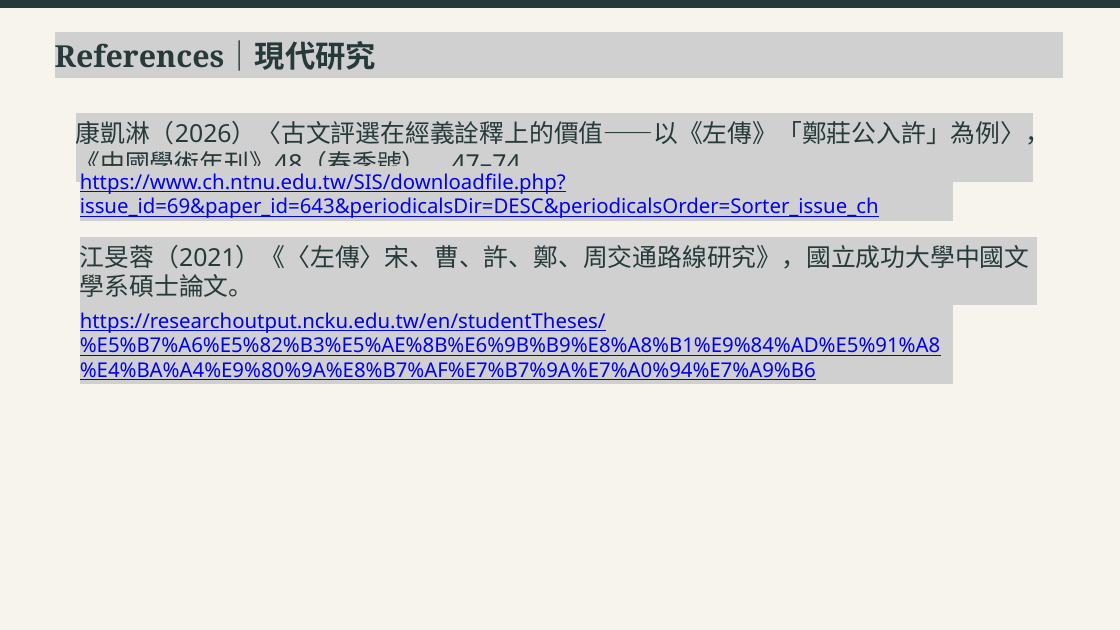
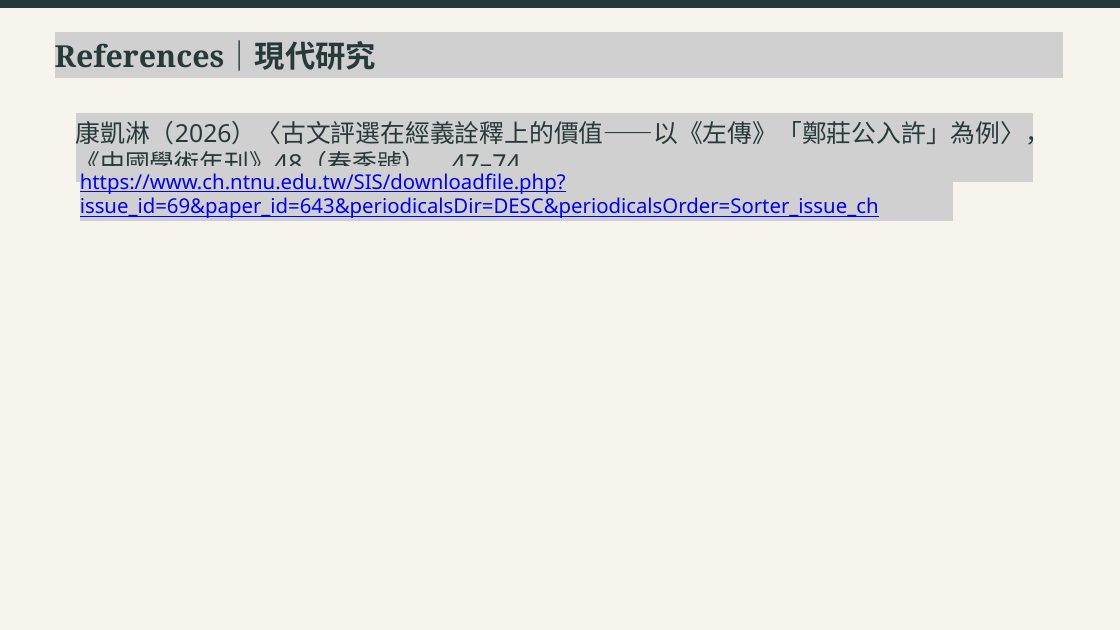
Before and after one commit to sheng12077/fucking_gay_epstein_butt_hole, a slide deck: slide 108 of 第六組.pptx. Drawn at 1120x630 pixels with LibreOffice and Linux fonts; fonts in the diff are those of the drawing; grey boxes stand for pictures. Boxes give left, top, right and bottom in pixels: in the first picture for what was removed or moved away, otherwise in the second. Text is boxed around its words. In the diff, an @@ line names an element or a change of style, - is before the commit and + after.

```diff
--- a/第六組.pptx
+++ b/第六組.pptx
@@ picture removed at (80, 237, 1038, 305) @@
@@ text removed at (80, 245, 1030, 297) @@
-江旻蓉（2021）《〈左傳〉宋、曹、許、鄭、周交通路線研究》，國立成功大學中國文學系碩士論文。
@@ picture removed at (80, 305, 954, 384) @@
@@ text removed at (80, 312, 940, 380) @@
-https://researchoutput.ncku.edu.tw/en/studentTheses/%E5%B7%A6%E5%82%B3%E5%AE%8B%E6%9B%B9%E8%A8%B1%E9%84%AD%E5%91%A8%E4%BA%A4%E9%80%9A%E8%B7%AF%E7%B7%9A%E7%A0%94%E7%A9%B6
```
Also in this commit, not shown: 1 other slide changed.
